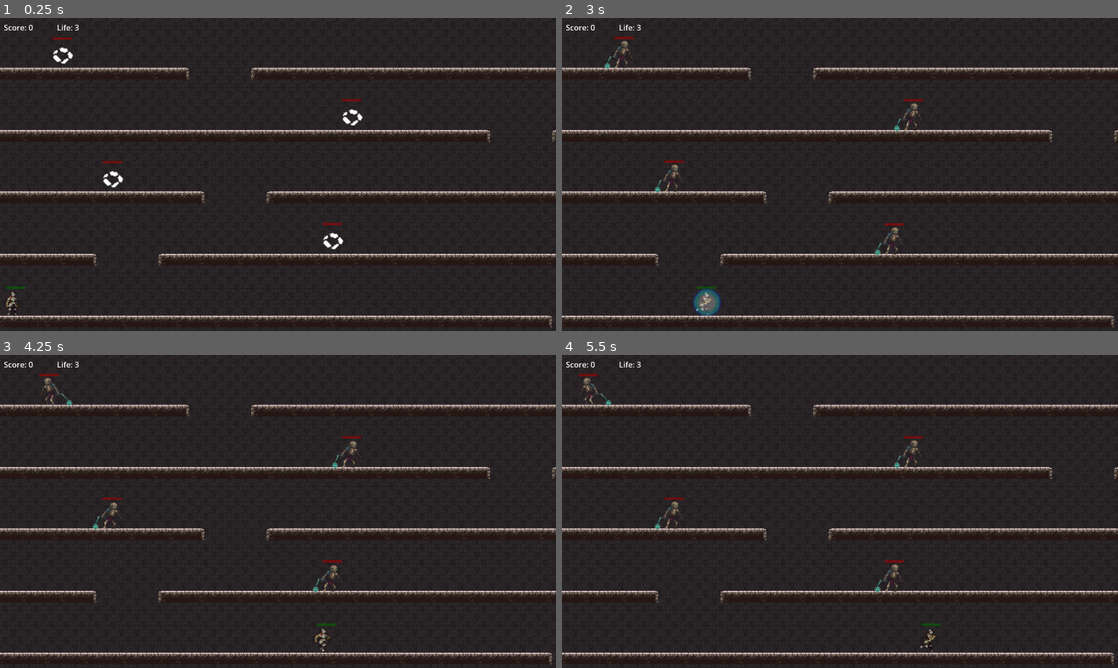
Above: before the commit, frames 1-4 (two rows, left to right).
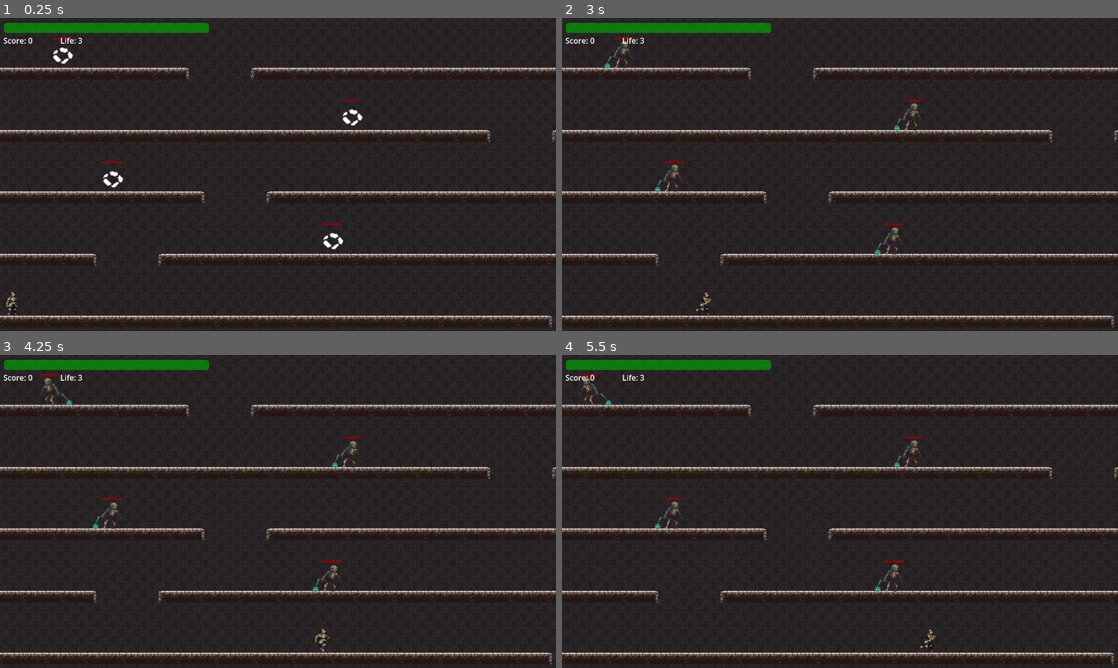
Above: after the commit, the same moments.

Repository: pengpa0012/godot-2d-jump-platformer
Game: Godot game, scene res://scene/world.tscn
The game is run twice, just before and just after one commit, with the same random seed, the same clock (stepped at 60 frames per second) and the same inputs.
Inputs:
- Up to frame 1 (0.25 s): no input
- Up to frame 2 (3 s): tap Enter (ui_accept) at 0.5, 0.77, 1.52 s; hold Right (ui_right) 0.53-2.03 s; tap K (attack) at 0.6 s; tap Ctrl (crouch) at 1.35 s; hold Left (ui_left) 2.03-2.78 s; tap L (roll) at 2.1 s; hold Right (ui_right) from 2.78 s (still down); tap E (shield, bound only before the commit) at 2.85 s
- Up to frame 3 (4.25 s): keep holding Right (ui_right); tap Enter (ui_accept) at 3.02, 3.77 s; tap J (slide) at 3.6 s
- Up to frame 4 (5.5 s): release Right (ui_right) at 4.28 s; hold Left (ui_left) 4.28-5.03 s; tap K (attack) at 4.35 s; tap Enter (ui_accept) at 4.52 s; hold Right (ui_right) from 5.03 s (still down); tap Ctrl (crouch) at 5.1 s

The runs differ from the first frame. In frame 1, 1.4% of the frame differs, in the area x 0-38%, y 1-87%; in frame 2, 1.7%, in the area x 0-38%, y 1-96%; in frame 3, 1.3%; in frame 4, 1.3%.

Commit message:
change player healthbar

Diff:
--- a/project.godot
+++ b/project.godot
@@ -74,8 +74,7 @@
 }
 shield={
 "deadzone": 0.5,
-"events": [Object(InputEventKey,"resource_local_to_scene":false,"resource_name":"","device":-1,"window_id":0,"alt_pressed":false,"shift_pressed":false,"ctrl_pressed":false,"meta_pressed":false,"pressed":false,"keycode":0,"physical_keycode":69,"key_label":0,"unicode":101,"echo":false,"script":null)
-]
+"events": []
 }
 
 [rendering]
--- a/scene/player.tscn
+++ b/scene/player.tscn
@@ -597,7 +597,7 @@
 position = Vector2(0, -23)
 scale = Vector2(1.2875, 1.2875)
 sprite_frames = SubResource("SpriteFrames_qkt30")
-animation = &"Attack"
+animation = &"Hurt"
 
 [node name="CollisionShape2D" type="CollisionShape2D" parent="."]
 position = Vector2(0, 4)
@@ -618,28 +618,6 @@
 [node name="CollisionShape2D" type="CollisionShape2D" parent="Sword"]
 shape = SubResource("CapsuleShape2D_csqcb")
 disabled = true
-
-[node name="Healthbar" type="Control" parent="."]
-layout_mode = 3
-anchors_preset = 0
-offset_left = -27.0
-offset_top = -32.0
-offset_right = 28.0
-offset_bottom = -24.0
-
-[node name="ProgressBar" type="ProgressBar" parent="Healthbar"]
-modulate = Color(0.14902, 0.745098, 0, 1)
-self_modulate = Color(0.14902, 0.745098, 0, 1)
-layout_mode = 1
-anchors_preset = -1
-anchor_left = -0.041
-anchor_right = -0.041
-offset_left = 9.255
-offset_top = 2.0
-offset_right = 50.255
-offset_bottom = 7.0
-value = 100.0
-show_percentage = false
 
 [node name="Shield" type="Area2D" parent="."]
 visible = false
--- a/scene/world.tscn
+++ b/scene/world.tscn
@@ -2500,18 +2500,40 @@
 [node name="CanvasLayer2" type="CanvasLayer" parent="CanvasGroup"]
 
 [node name="Score" type="Label" parent="CanvasGroup/CanvasLayer2"]
-offset_left = 8.0
-offset_top = 8.0
-offset_right = 120.0
-offset_bottom = 34.0
+offset_left = 7.0
+offset_top = 35.0
+offset_right = 119.0
+offset_bottom = 61.0
 text = "Score:"
 
 [node name="Life" type="Label" parent="CanvasGroup/CanvasLayer2"]
-offset_left = 118.0
-offset_top = 8.0
-offset_right = 224.0
-offset_bottom = 34.0
+offset_left = 125.0
+offset_top = 35.0
+offset_right = 231.0
+offset_bottom = 61.0
 text = "Life:"
+
+[node name="Healthbar" type="Control" parent="CanvasGroup/CanvasLayer2"]
+layout_mode = 3
+anchors_preset = 0
+offset_left = -27.0
+offset_top = -32.0
+offset_right = 28.0
+offset_bottom = -24.0
+
+[node name="ProgressBar" type="ProgressBar" parent="CanvasGroup/CanvasLayer2/Healthbar"]
+modulate = Color(0, 1, 0, 1)
+self_modulate = Color(0, 1, 0, 1)
+layout_mode = 1
+anchors_preset = -1
+anchor_left = -0.041
+anchor_right = -0.041
+offset_left = 37.255
+offset_top = 42.0
+offset_right = 462.255
+offset_bottom = 63.0
+value = 100.0
+show_percentage = false
 
 [node name="CanvasLayer" type="CanvasLayer" parent="CanvasGroup"]
 layer = -1
--- a/script/player.gd
+++ b/script/player.gd
@@ -9,7 +9,7 @@
 @onready var swordAttack = get_node("Sword/CollisionShape2D")
 @onready var hurtBox = get_node("Hurtbox/CollisionPolygon2D")
 @onready var hurtBoxDetector = get_node("Hurtbox")
-@onready var healthBar = get_node("Healthbar/ProgressBar")
+@onready var healthBar = get_node("/root/world/CanvasGroup/CanvasLayer2/Healthbar/ProgressBar")
 @onready var shield = get_node("Shield")
 @onready var display_size = get_viewport().get_visible_rect().size
 @onready var GLOBAL = get_node("/root/Global")
@@ -184,8 +184,5 @@
 		await get_tree().create_timer(.5).timeout
 		isShield = false
 
-
-
 func _on_timer_timeout():
-	print("ye")
 	canShield = true
--- a/script/world.gd
+++ b/script/world.gd
@@ -11,9 +11,8 @@
 func _process(_delta):
 	scoreLabel.text = "Score: {score}".format({"score": GLOBAL.SCORE})
 	lifeLabel.text = "Life: {life}".format({"life": GLOBAL.LIFE})
-	print(display_size.y, "   ", player.position.y - 130)
 	if enemiesCount.get_child_count() <= 3:
-		for i in range(GLOBAL.ENEMY_KILLED * 10):
+		for i in range(GLOBAL.ENEMY_KILLED * GLOBAL.ENEMY_MULTIPLIER):
 			var newEnemy = enemy.instantiate()
 			newEnemy.position.y = randf_range(player.position.y - 130, player.position.y + -display_size.y)
 			newEnemy.position.x = randf_range(0, player.position.x)
